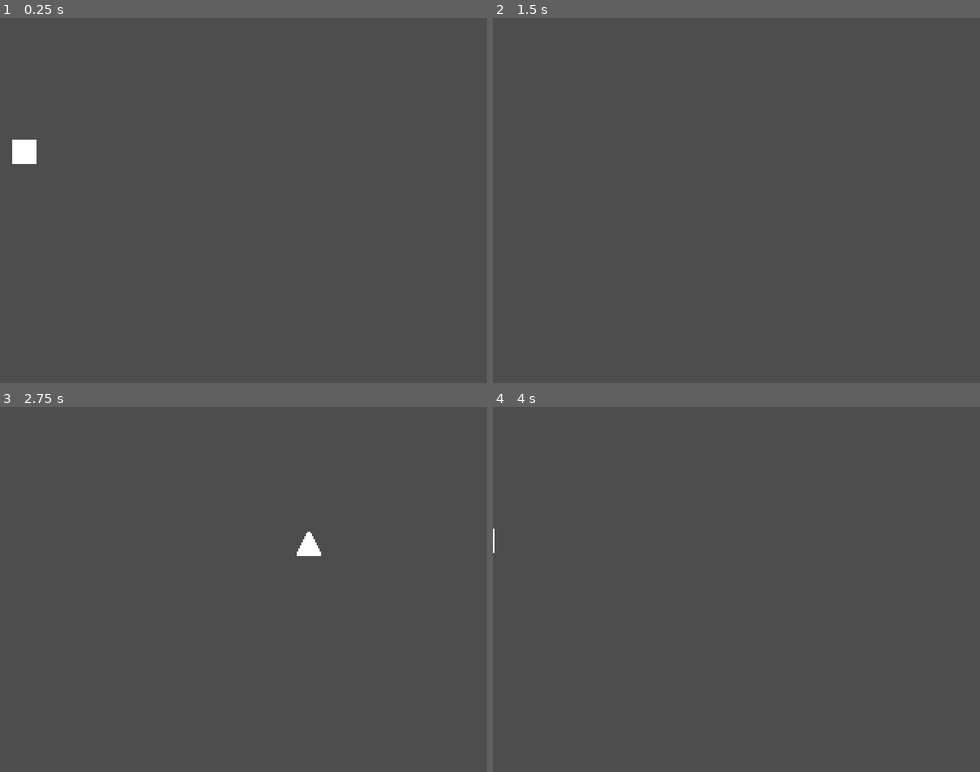
Above: before the commit, frames 1-4 (two rows, left to right).
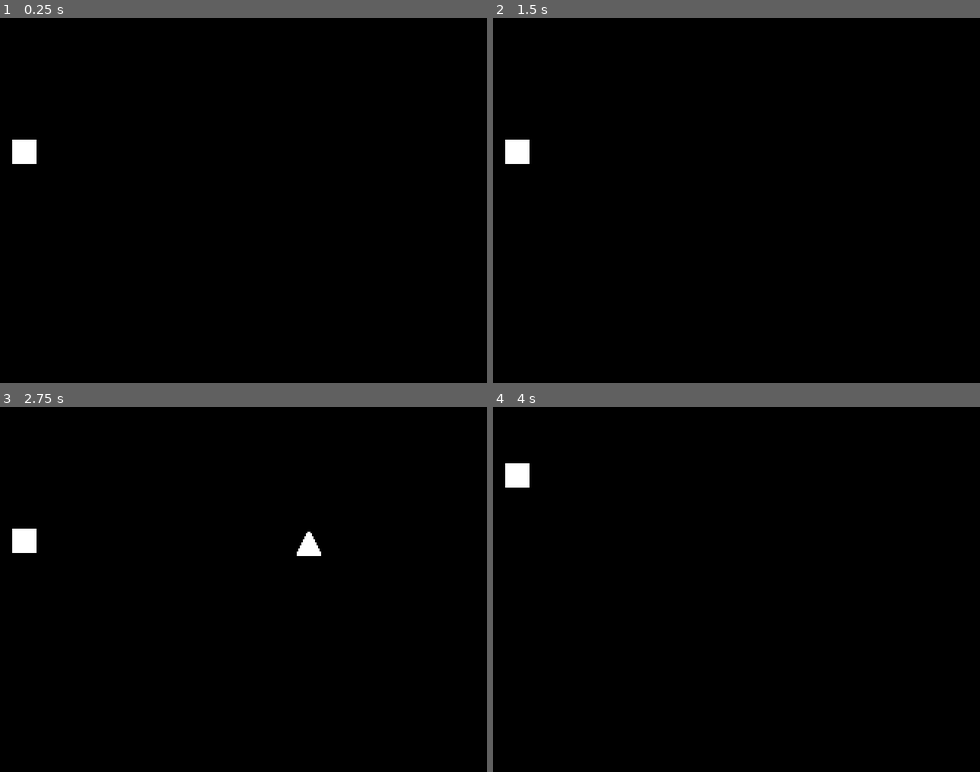
Above: after the commit, the same moments.

Repository: hkattt/game-off-2024
Game: Godot game, scene res://scenes/minigames/child/child_minigame.tscn
Same seed, same stepped clock (60 frames per second), same inputs: the game is played once before the commit and once after it.
Inputs:
- Up to frame 1 (0.25 s): no input
- Up to frame 2 (1.5 s): tap Enter (ui_accept) at 0.5, 0.77 s
- Up to frame 3 (2.75 s): tap Enter (ui_accept) at 1.52 s
- Up to frame 4 (4 s): tap Enter (ui_accept) at 3.02, 3.77 s

The runs differ from the first frame. In frame 1, 100% of the frame differs, in the area x 0-100%, y 0-100%; in frame 2, 100%; in frame 3, 100%; in frame 4, 100%.

Commit message:
Reorganised assets. Collision detection with rock

Diff:
--- a/game-off-2024/project.godot
+++ b/game-off-2024/project.godot
@@ -29,3 +29,4 @@
 
 renderer/rendering_method="gl_compatibility"
 renderer/rendering_method.mobile="gl_compatibility"
+environment/defaults/default_clear_color=Color(0, 0, 0, 1)
--- a/game-off-2024/scenes/minigames/child/ground.tscn
+++ /dev/null
@@ -1,15 +0,0 @@
-[gd_scene load_steps=3 format=3 uid="uid://cnnjy81cpodn"]
-
-[sub_resource type="RectangleShape2D" id="RectangleShape2D_2c2fk"]
-size = Vector2(2303, 96)
-
-[sub_resource type="CompressedTexture2D" id="CompressedTexture2D_j0mtx"]
-
-[node name="Ground" type="StaticBody2D"]
-
-[node name="CollisionShape2D" type="CollisionShape2D" parent="."]
-position = Vector2(0.5, 0)
-shape = SubResource("RectangleShape2D_2c2fk")
-
-[node name="Sprite2D" type="Sprite2D" parent="."]
-texture = SubResource("CompressedTexture2D_j0mtx")
--- a/game-off-2024/scenes/minigames/child/rock.tscn
+++ b/game-off-2024/scenes/minigames/child/rock.tscn
@@ -1,9 +1,9 @@
 [gd_scene load_steps=3 format=3 uid="uid://cjkjku3my1nj6"]
 
 [ext_resource type="Script" path="res://scripts/minigames/child/rock.gd" id="1_d4w4v"]
-[ext_resource type="Texture2D" uid="uid://dmxo8em7p5fr1" path="res://assets/triangle.png" id="2_hrjkt"]
+[ext_resource type="Texture2D" uid="uid://dmxo8em7p5fr1" path="res://assets/minigrams/child/triangle.png" id="2_hrjkt"]
 
-[node name="Rock" type="StaticBody2D"]
+[node name="Rock" type="Area2D"]
 script = ExtResource("1_d4w4v")
 
 [node name="Sprite2D" type="Sprite2D" parent="."]
@@ -13,3 +13,5 @@
 [node name="CollisionShape2D" type="CollisionPolygon2D" parent="."]
 position = Vector2(0, 2)
 polygon = PackedVector2Array(0, -10, 8, 6, -8, 6)
+
+[connection signal="body_entered" from="." to="." method="_on_body_entered"]
--- a/game-off-2024/scripts/minigames/child/child_minigame.gd
+++ b/game-off-2024/scripts/minigames/child/child_minigame.gd
@@ -1,6 +1,6 @@
 extends Node2D
 
-@onready var obstacle_scene = preload("res://scenes/minigames/child/rock.tscn")
+@onready var obstacle_scene: PackedScene = preload("res://scenes/minigames/child/rock.tscn")
 
 # Time range for random spawning
 const SPAWN_TIME_MIN: float = 1.0
@@ -23,7 +23,7 @@
 		spawn_timer = randf_range(SPAWN_TIME_MIN, SPAWN_TIME_MAX)
 
 func spawn_obstacle():
-	var obstacle = obstacle_scene.instantiate()
+	var obstacle: Area2D = obstacle_scene.instantiate()
 
 	obstacle.position = Vector2(350, 90)
 
--- a/game-off-2024/scripts/minigames/child/player.gd
+++ b/game-off-2024/scripts/minigames/child/player.gd
@@ -1,7 +1,7 @@
 extends CharacterBody2D
 
-const GRAVITY: int = 300.0
-const JUMP_VELOCITY: int = -400.0
+const GRAVITY: int = 1000.0
+const JUMP_VELOCITY: int = -300.0
 
 func _physics_process(delta: float) -> void:
 	# Add the gravity.
--- a/game-off-2024/scripts/minigames/child/rock.gd
+++ b/game-off-2024/scripts/minigames/child/rock.gd
@@ -1,4 +1,4 @@
-extends StaticBody2D
+extends Area2D
 
 var speed: float = 200
 
@@ -8,3 +8,7 @@
 
 	if position.x < 0:
 		queue_free()
+
+func _on_body_entered(body):
+	if body is CharacterBody2D:
+		print("Collision")
Binary file removed: game-off-2024/assets/icons.png
Not shown, removed: game-off-2024/assets/icons.png.import
Renamed: game-off-2024/assets/dinosaur.png -> game-off-2024/assets/minigrams/child/dinosaur.png
Not shown, changed: game-off-2024/assets/minigrams/child/dinosaur.png.import
Renamed: game-off-2024/assets/triangle.png -> game-off-2024/assets/minigrams/child/triangle.png
Not shown, changed: game-off-2024/assets/minigrams/child/triangle.png.import
